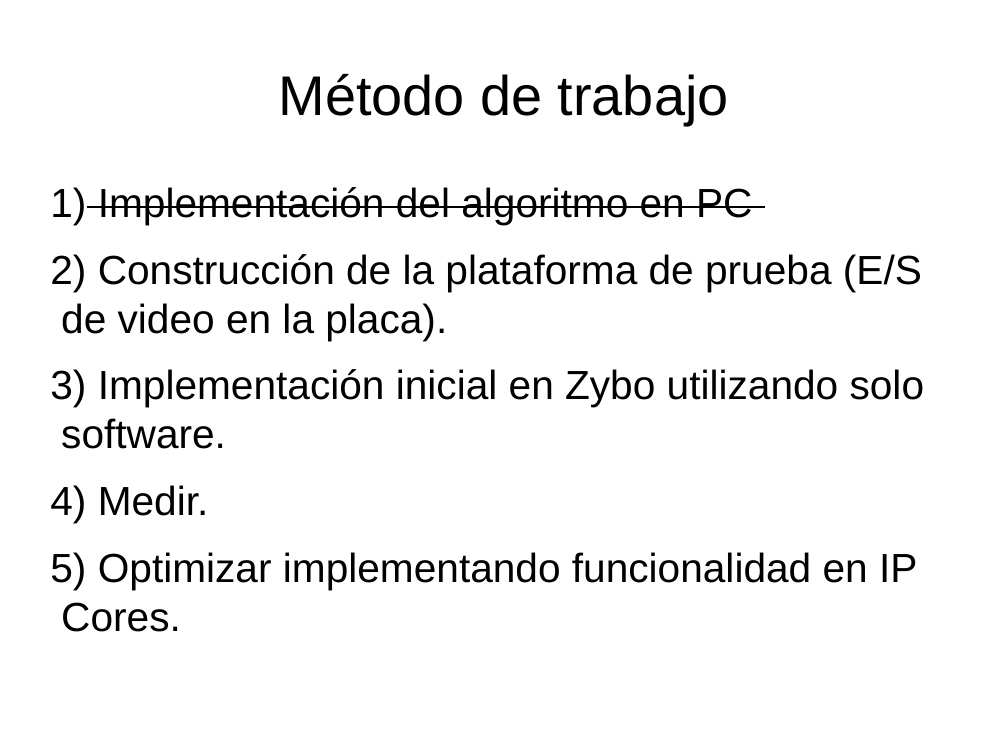
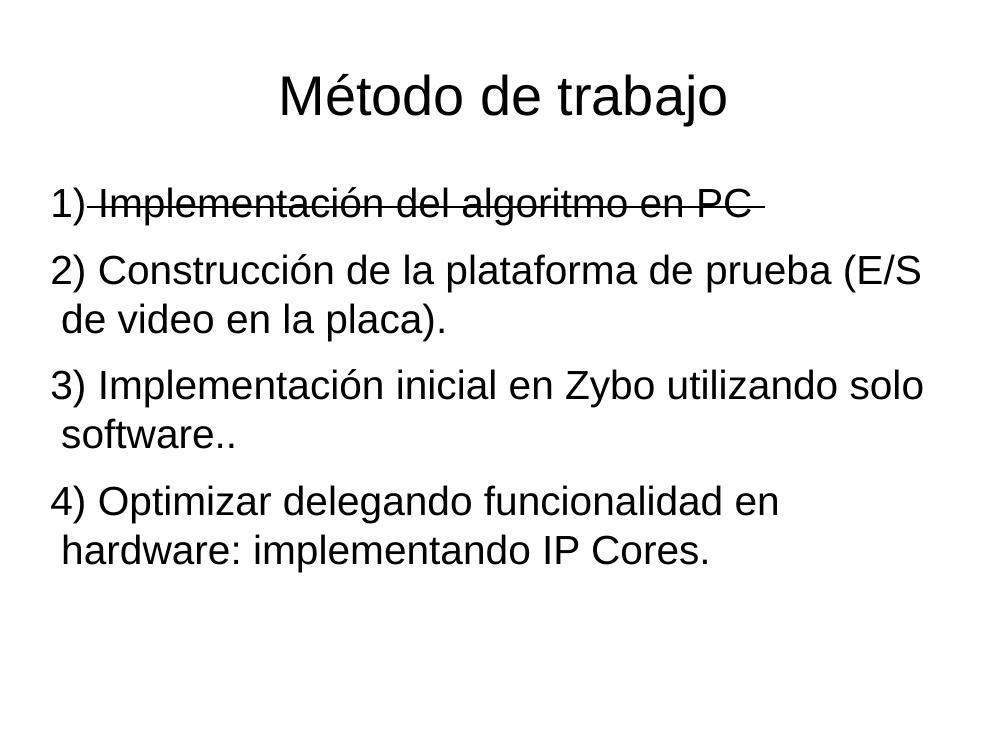
Before and after one commit to miguelgarcia/sase2017-hls-video, a slide deck: slide 9 of presentacion.odp (slide 10 before the commit). Drawn at 1008x756 pixels with LibreOffice and Linux fonts; fonts in the diff are those of the drawing. Boxes give left, top, right and bottom in pixels: in the first picture for what was removed or moved away, otherwise in the second. Text is boxed around its words. In the diff, an @@ line names an element or a change of style, - is before the commit and + after.

Commit message:
presentacion

```diff
--- a/presentacion.odp
+++ b/presentacion.odp
@@ text at [61, 369, 925, 571]: text changed @@
-3) Implementación inicial en Zybo utilizando solo software.
-4) Medir.
-5) Optimizar implementando funcionalidad en IP Cores.
+3) Implementación inicial en Zybo utilizando solo software..
+4) Optimizar delegando funcionalidad en hardware: implementando IP Cores.
```
Also in this commit, not shown: 7 other slides changed, 24 slides added.
